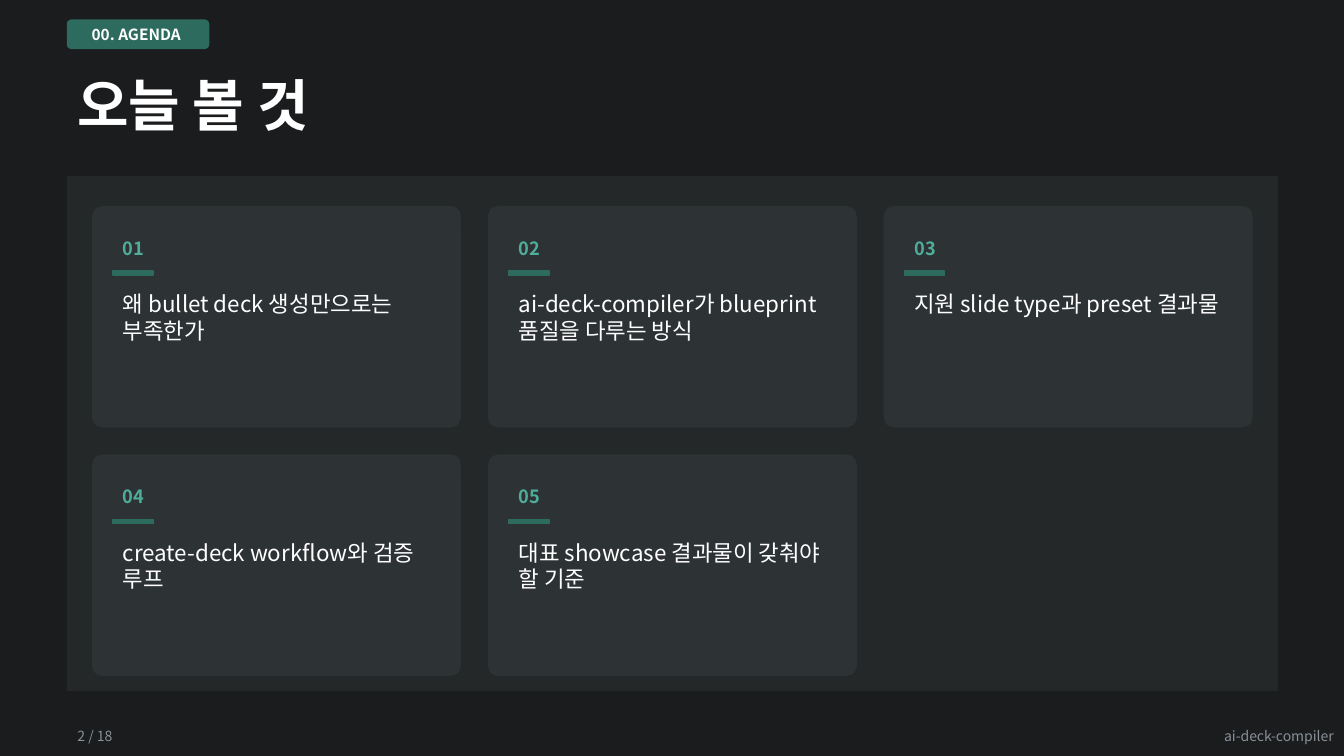
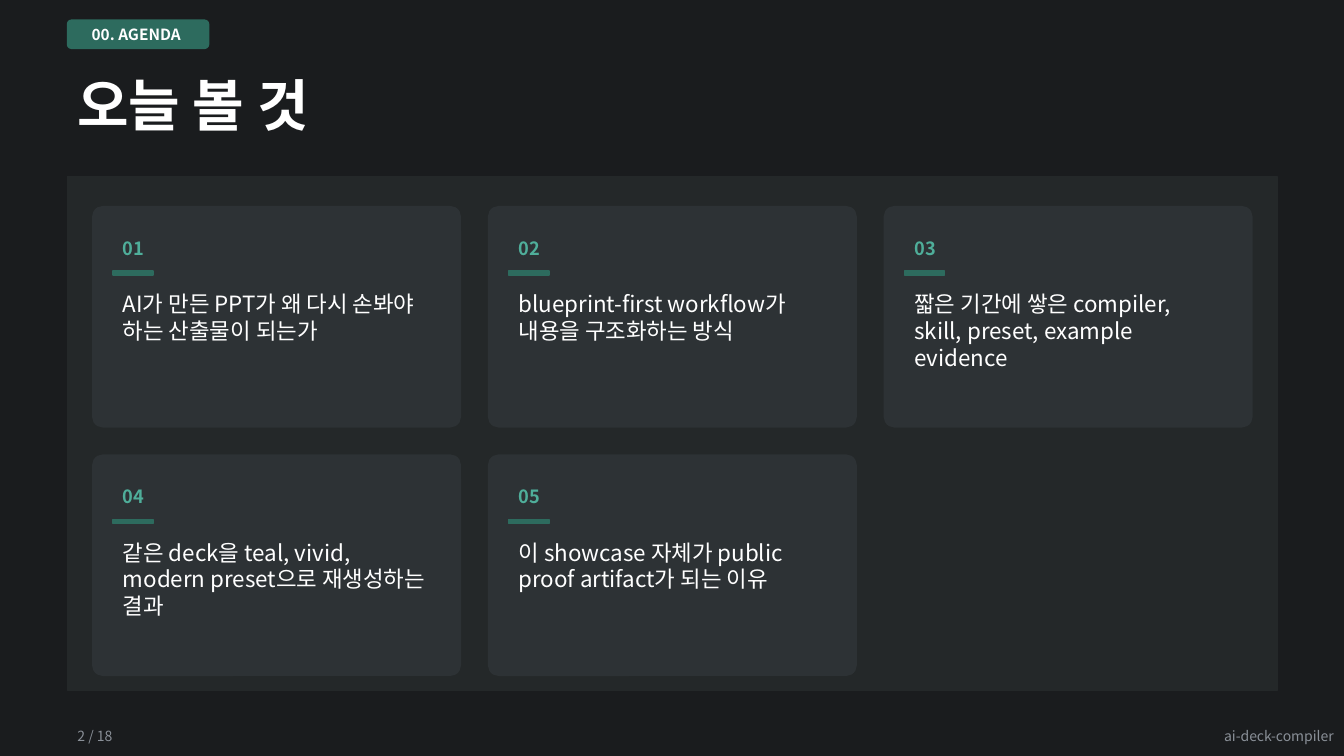
Before and after one commit to kyungseo/ai-deck-compiler, a slide deck: slide 2 of examples/results/showcase-teal-dark.pptx. Drawn at 1344x756 pixels with LibreOffice and Linux fonts; fonts in the diff are those of the drawing. Boxes give left, top, right and bottom in pixels: in the first picture for what was removed or moved away, otherwise in the second. Text is boxed around its words. In the diff, an @@ line names an element or a change of style, - is before the commit and + after.

Commit message:
feat: polish ai-deck-compiler showcase deck

```diff
--- a/examples/results/showcase-teal-dark.pptx
+++ b/examples/results/showcase-teal-dark.pptx
@@ text at (123, 293, 415, 341): text changed @@
-왜 bullet deck 생성만으로는 부족한가
+AI가 만든 PPT가 왜 다시 손봐야 하는 산출물이 되는가
@@ text at (519, 293, 786, 341): text changed @@
-ai-deck-compiler가 blueprint 품질을 다루는 방식
+blueprint-first workflow가 내용을 구조화하는 방식
@@ text at (914, 293, 1170, 367): text changed @@
-지원 slide type과 preset 결과물
+짧은 기간에 쌓은 compiler, skill, preset, example evidence
@@ text at (123, 542, 425, 616): text changed @@
-create-deck workflow와 검증 루프
+같은 deck을 teal, vivid, modern preset으로 재생성하는 결과
@@ text at (519, 542, 783, 592): text changed @@
-대표 showcase 결과물이 갖춰야 할 기준
+이 showcase 자체가 public proof artifact가 되는 이유
```
Also in this commit, not shown: 16 other slides changed, 18 other files.
